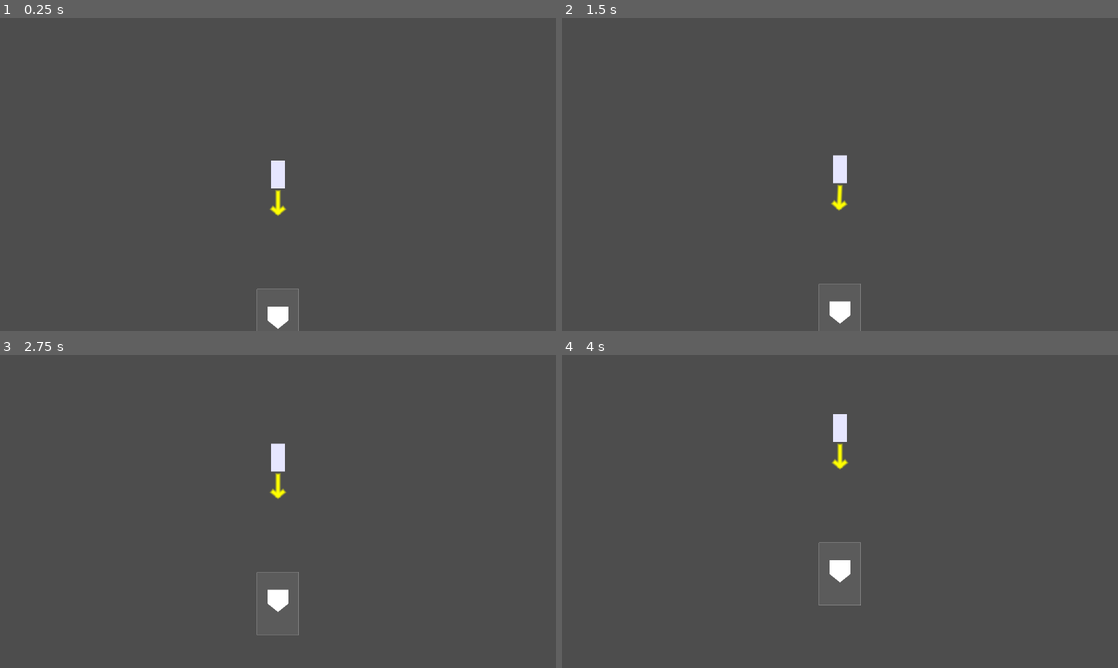
Above: before the commit, frames 1-4 (two rows, left to right).
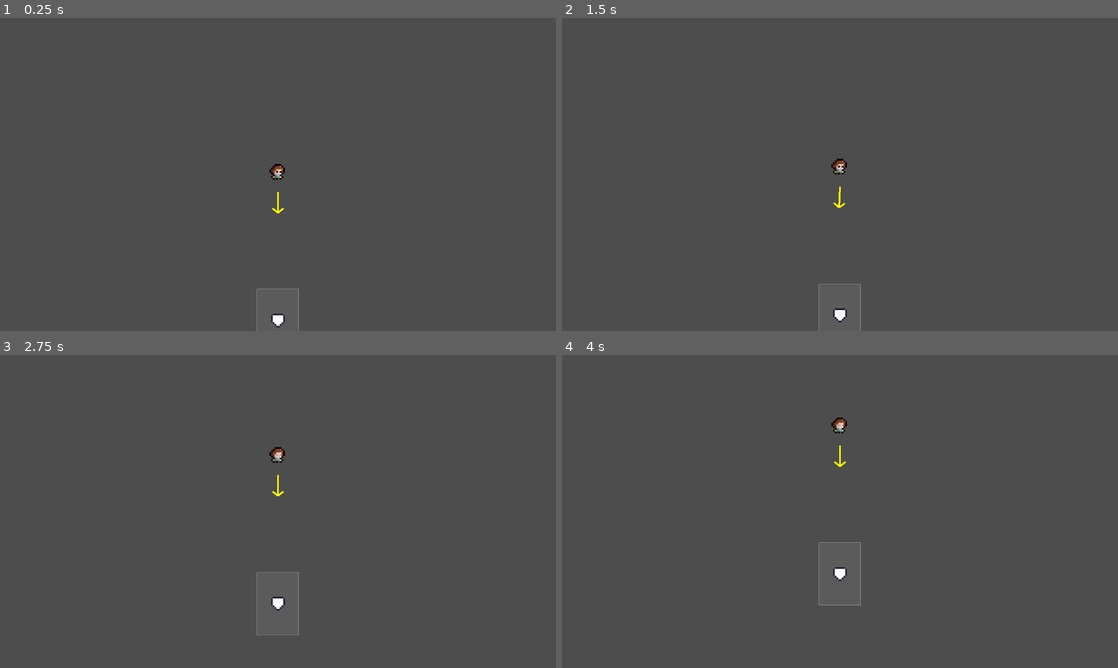
Above: after the commit, the same moments.

Repository: LunchBoxValley/base_quest
Game: Godot game, scene res://scenes/main/main.tscn
The game is run twice, just before and just after one commit, with the same random seed, the same clock (stepped at 60 frames per second) and the same inputs.
Inputs:
- Up to frame 1 (0.25 s): no input
- Up to frame 2 (1.5 s): tap Enter (pitch) at 0.5, 0.6 s; tap Left (aim_left) at 1.35 s
- Up to frame 3 (2.75 s): tap Enter (pitch) at 1.55, 2.3 s; tap Right (aim_right) at 2.1 s
- Up to frame 4 (4 s): tap Space at 2.75 s; tap Enter (pitch) at 2.85, 3.6 s

The runs differ from the first frame. In frame 1, 0.5% of the frame differs, in the area x 48-52%, y 45-100%; in frame 2, 0.5%, in the area x 48-52%, y 43-98%; in frame 3, 0.5%; in frame 4, 0.5%.

Commit message:
Update 02
added some sprites for pitcher, ball , and homeplate

Diff:
--- a/entities/ball/ball.gd
+++ b/entities/ball/ball.gd
@@ -11,6 +11,7 @@
 var _start_pos := Vector2.ZERO
 
 func _ready() -> void:
+	# Hide until pitched; parent visibility will also affect the Sprite2D child.
 	visible = false
 
 func pitch_from(start_global: Vector2, direction: Vector2 = Vector2.DOWN, custom_speed: float = -1.0) -> void:
@@ -19,16 +20,14 @@
 	_velocity = direction.normalized() * (speed if custom_speed <= 0.0 else custom_speed)
 	_active = true
 	visible = true
-	queue_redraw()
 
 func _physics_process(delta: float) -> void:
 	if not _active:
 		return
 	global_position += _velocity * delta
+
+	# Lifetime cap: free once we've traveled far enough (Pitcher may override max_travel)
 	if global_position.distance_to(_start_pos) >= max_travel:
 		_active = false
 		out_of_play.emit()
 		queue_free()
-
-func _draw() -> void:
-	draw_circle(Vector2.ZERO, 1.5, Color.WHITE)
--- a/entities/ball/ball.tscn
+++ b/entities/ball/ball.tscn
@@ -1,6 +1,21 @@
-[gd_scene load_steps=2 format=3 uid="uid://dfdc3plqb0gjy"]
+[gd_scene load_steps=4 format=3 uid="uid://dfdc3plqb0gjy"]
 
 [ext_resource type="Script" uid="uid://bcwqse17snrhp" path="res://entities/ball/ball.gd" id="1_61umk"]
+[ext_resource type="Texture2D" uid="uid://pgj5nf7q26x0" path="res://assets/sprites/ball.png" id="2_jyt08"]
+
+[sub_resource type="SpriteFrames" id="SpriteFrames_w5wpn"]
+animations = [{
+"frames": [{
+"duration": 1.0,
+"texture": ExtResource("2_jyt08")
+}],
+"loop": true,
+"name": &"default",
+"speed": 5.0
+}]
 
 [node name="Ball" type="Node2D"]
 script = ExtResource("1_61umk")
+
+[node name="AnimatedSprite2D" type="AnimatedSprite2D" parent="."]
+sprite_frames = SubResource("SpriteFrames_w5wpn")
--- /dev/null
+++ b/entities/homeplate/home_plate.tscn
@@ -0,0 +1,21 @@
+[gd_scene load_steps=4 format=3 uid="uid://u2rstsvds5jn"]
+
+[ext_resource type="Script" uid="uid://4s03w2188o4w" path="res://scenes/main/home_plate.gd" id="1_w64i1"]
+[ext_resource type="Texture2D" uid="uid://b5fmyslr6tjhm" path="res://assets/sprites/homeplate.png" id="2_4ukej"]
+
+[sub_resource type="SpriteFrames" id="SpriteFrames_gmton"]
+animations = [{
+"frames": [{
+"duration": 1.0,
+"texture": ExtResource("2_4ukej")
+}],
+"loop": true,
+"name": &"default",
+"speed": 5.0
+}]
+
+[node name="HomePlate" type="Node2D"]
+script = ExtResource("1_w64i1")
+
+[node name="AnimatedSprite2D" type="AnimatedSprite2D" parent="."]
+sprite_frames = SubResource("SpriteFrames_gmton")
--- a/entities/pitcher/pitcher.gd
+++ b/entities/pitcher/pitcher.gd
@@ -52,7 +52,7 @@
 		if travel > 40.0:
 			b.max_travel = travel
 
-	# Register with the plate so it can judge strike/ball ONCE (safe even if HomePlate not present)
+	# Register with the plate so it can judge strike/ball ONCE
 	if is_instance_valid(_home_plate) and _home_plate.has_method("register_ball"):
 		_home_plate.register_ball(b)
 
@@ -74,7 +74,7 @@
 	# Aim to a discrete X on the plate so left/right never wander far
 	if is_instance_valid(_home_plate):
 		var max_offset := strike_zone_half_width + out_of_zone_extra
-		var step := max_offset / float(aim_slots_per_side)   # 5 slots → finer steps
+		var step := max_offset / float(aim_slots_per_side)   # finer steps with more slots
 		var offset_x := _aim_slot * step
 
 		var target := _home_plate.global_position
@@ -92,16 +92,13 @@
 		return (base + offset).normalized()
 
 func _draw() -> void:
-	# Placeholder pitcher body
-	draw_rect(Rect2(Vector2(-4, -8), Vector2(8, 16)), Color(0.9, 0.9, 1.0), true)
-
-	# Aim indicator arrow from the hand
+	# Sprite2D child is the body; we only draw the aim arrow now.
 	if draw_aim_indicator and is_instance_valid(hand):
 		var dir := _compute_pitch_direction()
 		var start := hand.position
 		var end := start + dir * 12.0
-		draw_line(start, end, Color(1, 1, 0), 1.0, true)
+		draw_line(start, end, Color(1, 1, 0), 1.0, false)
 		var side := dir.rotated(0.9) * 4.0
 		var side2 := dir.rotated(-0.9) * 4.0
-		draw_line(end, end - side, Color(1, 1, 0), 1.0, true)
-		draw_line(end, end - side2, Color(1, 1, 0), 1.0, true)
+		draw_line(end, end - side, Color(1, 1, 0), 1.0, false)
+		draw_line(end, end - side2, Color(1, 1, 0), 1.0, false)
--- a/entities/pitcher/pitcher.tscn
+++ b/entities/pitcher/pitcher.tscn
@@ -1,9 +1,79 @@
-[gd_scene load_steps=2 format=3 uid="uid://b3csctfbk3plb"]
+[gd_scene load_steps=12 format=3 uid="uid://b3csctfbk3plb"]
 
 [ext_resource type="Script" uid="uid://bofcigu3myv4a" path="res://entities/pitcher/pitcher.gd" id="1_wsxdh"]
+[ext_resource type="Texture2D" uid="uid://x7w2370dnhh" path="res://assets/sprites/Minifantasy_NPCsCarpenterIdle.png" id="2_5fwch"]
+
+[sub_resource type="AtlasTexture" id="AtlasTexture_ajnkh"]
+atlas = ExtResource("2_5fwch")
+region = Rect2(0, 0, 32, 32)
+
+[sub_resource type="AtlasTexture" id="AtlasTexture_l6jpl"]
+atlas = ExtResource("2_5fwch")
+region = Rect2(32, 0, 32, 32)
+
+[sub_resource type="AtlasTexture" id="AtlasTexture_0a36j"]
+atlas = ExtResource("2_5fwch")
+region = Rect2(64, 0, 32, 32)
+
+[sub_resource type="AtlasTexture" id="AtlasTexture_vcm06"]
+atlas = ExtResource("2_5fwch")
+region = Rect2(96, 0, 32, 32)
+
+[sub_resource type="AtlasTexture" id="AtlasTexture_lkhuq"]
+atlas = ExtResource("2_5fwch")
+region = Rect2(128, 0, 32, 32)
+
+[sub_resource type="AtlasTexture" id="AtlasTexture_nq5e5"]
+atlas = ExtResource("2_5fwch")
+region = Rect2(160, 0, 32, 32)
+
+[sub_resource type="AtlasTexture" id="AtlasTexture_qgm4e"]
+atlas = ExtResource("2_5fwch")
+region = Rect2(192, 0, 32, 32)
+
+[sub_resource type="AtlasTexture" id="AtlasTexture_510q1"]
+atlas = ExtResource("2_5fwch")
+region = Rect2(224, 0, 32, 32)
+
+[sub_resource type="SpriteFrames" id="SpriteFrames_towbv"]
+animations = [{
+"frames": [{
+"duration": 1.0,
+"texture": SubResource("AtlasTexture_ajnkh")
+}, {
+"duration": 1.0,
+"texture": SubResource("AtlasTexture_l6jpl")
+}, {
+"duration": 1.0,
+"texture": SubResource("AtlasTexture_0a36j")
+}, {
+"duration": 1.0,
+"texture": SubResource("AtlasTexture_vcm06")
+}, {
+"duration": 1.0,
+"texture": SubResource("AtlasTexture_lkhuq")
+}, {
+"duration": 1.0,
+"texture": SubResource("AtlasTexture_nq5e5")
+}, {
+"duration": 1.0,
+"texture": SubResource("AtlasTexture_qgm4e")
+}, {
+"duration": 1.0,
+"texture": SubResource("AtlasTexture_510q1")
+}],
+"loop": true,
+"name": &"idle",
+"speed": 5.0
+}]
 
 [node name="Pitcher" type="Node2D"]
 script = ExtResource("1_wsxdh")
 
 [node name="Hand" type="Marker2D" parent="."]
 position = Vector2(0, 10)
+
+[node name="AnimatedSprite2D" type="AnimatedSprite2D" parent="."]
+sprite_frames = SubResource("SpriteFrames_towbv")
+animation = &"idle"
+autoplay = "idle"
--- a/scenes/main/home_plate.gd
+++ b/scenes/main/home_plate.gd
@@ -1,20 +1,19 @@
-# res://scenes/main/home_plate.gd
 extends Node2D
 class_name HomePlate
 
 signal called_strike
 signal called_ball
 
-@export var zone_size := Vector2(24, 36)  # strike zone width x height
-@export var plate_w: float = 12.0
-@export var plate_h: float = 8.0
-@export var debug_print: bool = true      # turn off if the console gets noisy
+@export var zone_size := Vector2(24, 36)   # strike zone width x height (centered on this node)
+@export var show_zone: bool = true         # toggle to show/hide the overlay
+@export var debug_print: bool = true
+@export var ball_radius_px: float = 2.0    # 4×4 ball -> radius ≈ 2 px for edge clips
+@export var plate_size := Vector2(8, 8)    # reference only (sprite handles visuals now)
 
-# Track live balls -> previous position (so we call once when they enter the band)
-var _tracked: Dictionary = {}  # { Node2D: Vector2 }
+var _tracked: Dictionary = {}  # { Node2D: Vector2 } previous position per live ball
 
 func _ready() -> void:
-	set_physics_process(true)  # ensure _physics_process runs in 4.4.1
+	set_physics_process(true)
 	queue_redraw()
 
 func register_ball(ball: Node2D) -> void:
@@ -29,15 +28,16 @@
 			print("[HomePlate] Ball removed (tree_exited)")
 	)
 
-func _physics_process(delta: float) -> void:
+func _physics_process(_delta: float) -> void:
 	if _tracked.is_empty():
 		return
 
 	var rect := _zone_global_rect()
 	var rect_bottom := rect.position.y + rect.size.y
-	var rect_right := rect.position.x + rect.size.x
+	var rect_left := rect.position.x
+	var rect_right := rect_left + rect.size.x
 
-	# Iterate over a copy so we can erase during the loop
+	# iterate over a copy so we can erase mid-loop
 	for ball in _tracked.keys():
 		if not is_instance_valid(ball):
 			_tracked.erase(ball)
@@ -46,36 +46,34 @@
 		var prev: Vector2 = _tracked[ball]
 		var cur: Vector2 = ball.global_position
 
-		# Detect first entry into the vertical band of the strike zone
 		var prev_in_y := (prev.y >= rect.position.y) and (prev.y <= rect_bottom)
 		var cur_in_y := (cur.y >= rect.position.y) and (cur.y <= rect_bottom)
 
 		if (not prev_in_y) and cur_in_y:
-			var inside_x := (cur.x >= rect.position.x) and (cur.x <= rect_right)
+			# treat any overlap of the 4×4 ball with the zone as a strike
+			var left := rect_left - ball_radius_px
+			var right := rect_right + ball_radius_px
+			var inside_x := (cur.x >= left) and (cur.x <= right)
+
 			if inside_x:
 				if debug_print: print("STRIKE")
 				called_strike.emit()
 			else:
 				if debug_print: print("BALL")
 				called_ball.emit()
-			_tracked.erase(ball)  # judge once per pitch
+			_tracked.erase(ball)
 		else:
 			_tracked[ball] = cur
 
+func _zone_global_rect() -> Rect2:
+	# centered on this node, convert to global space
+	var top_left := global_position - zone_size * 0.5
+	return Rect2(top_left, zone_size)
+
 func _draw() -> void:
-	# Strike zone (light fill + outline)
+	if not show_zone:
+		return
+	# Strike zone overlay only (sprite handles plate art)
 	var zone := Rect2(-zone_size * 0.5, zone_size)
 	draw_rect(zone, Color(1, 1, 1, 0.08), true)
 	draw_rect(zone, Color(1, 1, 1, 0.35), false)
-
-	# Home plate (simple pentagon)
-	var hw := plate_w * 0.5
-	var pts := PackedVector2Array([
-		Vector2(-hw, -plate_h), Vector2(hw, -plate_h),
-		Vector2(hw, 0), Vector2(0, plate_h * 0.6), Vector2(-hw, 0)
-	])
-	draw_colored_polygon(pts, Color(1, 1, 1))
-
-func _zone_global_rect() -> Rect2:
-	var top_left := global_position - zone_size * 0.5
-	return Rect2(top_left, zone_size)
--- a/scenes/main/main.tscn
+++ b/scenes/main/main.tscn
@@ -2,7 +2,7 @@
 
 [ext_resource type="PackedScene" uid="uid://b3csctfbk3plb" path="res://entities/pitcher/pitcher.tscn" id="1_hyk8p"]
 [ext_resource type="Script" uid="uid://cxwxvil8ox2ja" path="res://scenes/main/camera_2d.gd" id="1_k2fmo"]
-[ext_resource type="Script" uid="uid://4s03w2188o4w" path="res://scenes/main/home_plate.gd" id="2_k2fmo"]
+[ext_resource type="PackedScene" uid="uid://u2rstsvds5jn" path="res://entities/homeplate/home_plate.tscn" id="2_k2fmo"]
 
 [node name="Main" type="Node2D"]
 
@@ -10,9 +10,8 @@
 script = ExtResource("1_k2fmo")
 default_target_path = NodePath("../Entities/Pitcher")
 
-[node name="HomePlate" type="Node2D" parent="."]
+[node name="HomePlate" parent="." instance=ExtResource("2_k2fmo")]
 position = Vector2(160, 132)
-script = ExtResource("2_k2fmo")
 
 [node name="Entities" type="Node2D" parent="."]
 y_sort_enabled = true
@@ -20,7 +19,3 @@
 [node name="Pitcher" parent="Entities" instance=ExtResource("1_hyk8p")]
 position = Vector2(160, 48)
 home_plate_path = NodePath("../../HomePlate")
-out_of_zone_extra = 4.0
-
-[node name="HomePlate" type="Marker2D" parent="Entities"]
-position = Vector2(160, 132)
Binary file added: assets/sprites/Minifantasy_NPCsCarpenterIdle.png
Not shown, added: assets/sprites/Minifantasy_NPCsCarpenterIdle.png.import
Binary file added: assets/sprites/ball.png
Not shown, added: assets/sprites/ball.png.import
Binary file added: assets/sprites/homeplate.png
Not shown, added: assets/sprites/homeplate.png.import
